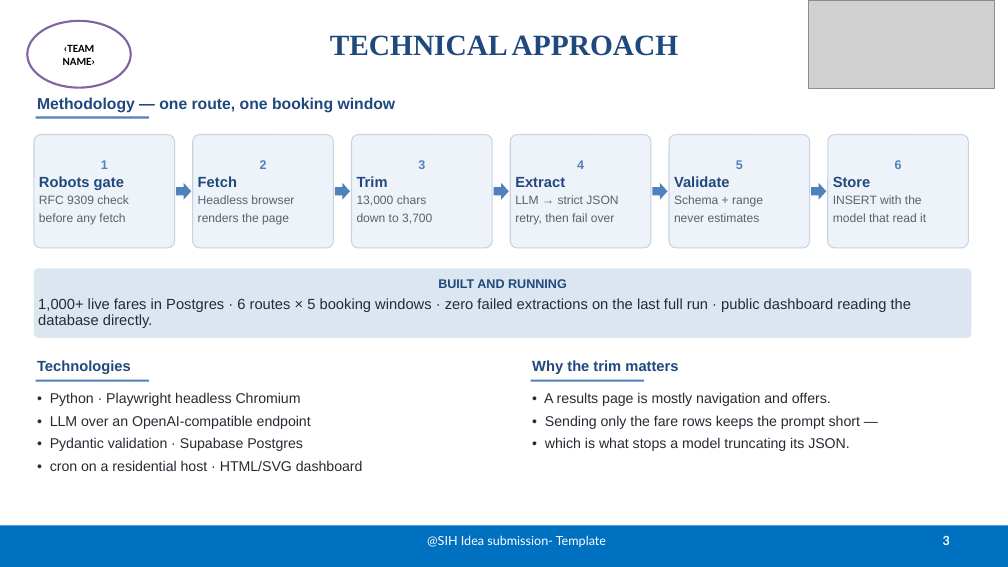
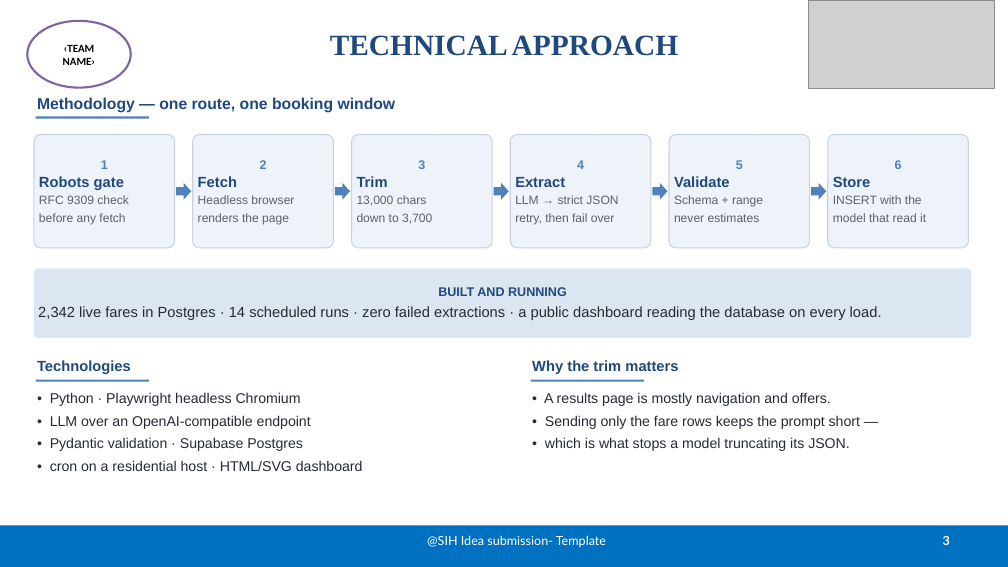
Before and after one commit to BradCage-afk/sih-2026-airfare-index, a slide deck: slide 3 of SIH26056-Idea-Presentation.pptx. Drawn at 1008x567 pixels with LibreOffice and Linux fonts; fonts in the diff are those of the drawing; grey boxes stand for pictures. Boxes give left, top, right and bottom in pixels: in the first picture for what was removed or moved away, otherwise in the second. Text is boxed around its words. In the diff, an @@ line names an element or a change of style, - is before the commit and + after.

```diff
--- a/SIH26056-Idea-Presentation.pptx
+++ b/SIH26056-Idea-Presentation.pptx
@@ text in rounded rectangle at [38, 306, 882, 320]: text changed @@
-1,000+ live fares in Postgres · 6 routes × 5 booking windows · zero failed extractions on the last full run · public dashboard reading the database directly.
+2,342 live fares in Postgres · 14 scheduled runs · zero failed extractions · a public dashboard reading the database on every load.
```
Also in this commit, not shown: 3 other slides changed, 10 other files.
